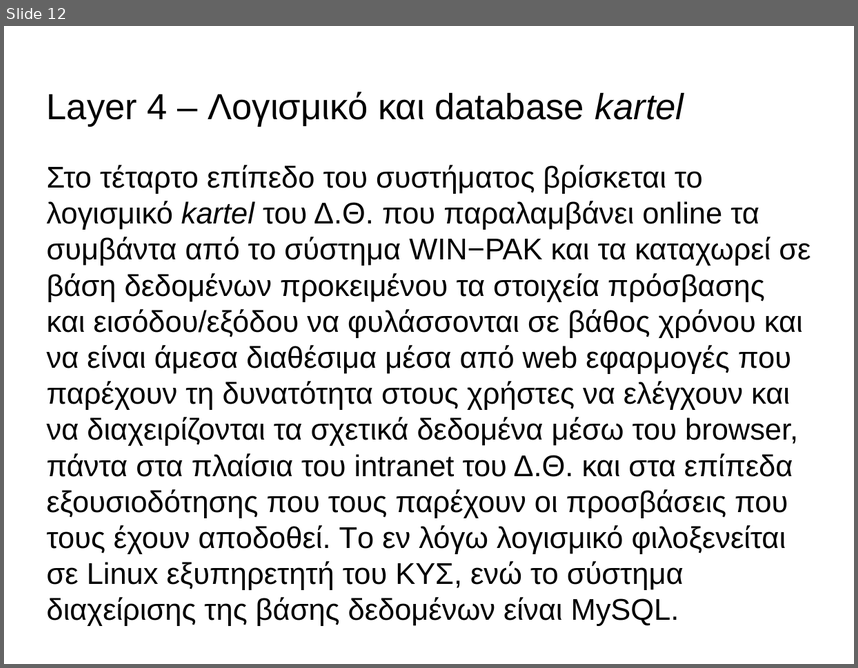
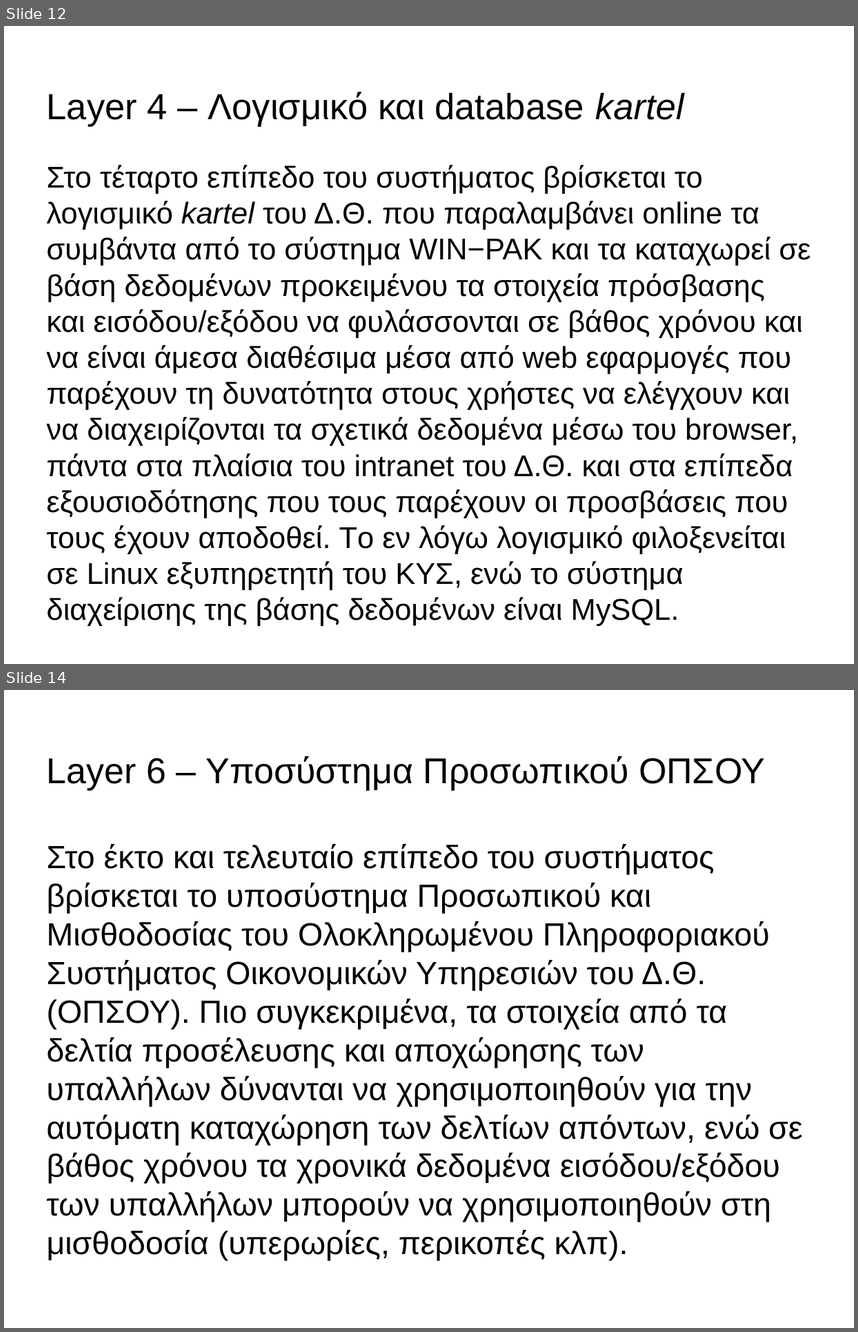
Before and after one commit to panos1962/letrak, a slide deck: misc/isagogi.odp. Shown one above the other, each under a label of ours: slide 12 before the commit, slides 12 and 14 after it; the slides between them are not shown. The pictures are 858x668 and 858x1332 pixels, drawn with LibreOffice and Linux fonts; fonts in the diff are those of the drawing; background and template pictures are left out. Boxes give left, top, right and bottom in pixels: in the first picture for what was removed or moved away, otherwise in the second. Text is boxed around its words. In the diff, an @@ line names an element or a change of style, - is before the commit and + after.

```diff
--- a/misc/isagogi.odp
+++ b/misc/isagogi.odp
@@ slide 14 added at bbox=[4, 690, 854, 1328], background picture (left out) @@
@@ title added at bbox=[47, 756, 765, 790], 33.5 pt, text #000000 @@
+Layer 6 ‒ Υποσύστημα Προσωπικού ΟΠΣΟΥ
@@ text added at bbox=[47, 844, 802, 1261], 30 pt, text #000000 @@
+Στο έκτο και τελευταίο επίπεδο του συστήματος βρίσκεται το υποσύστημα Προσωπικού και Μισθοδοσίας του Ολοκληρωμένου Πληροφοριακού Συστήματος Οικονομικών Υπηρεσιών του Δ.Θ. (ΟΠΣΟΥ). Πιο συγκεκριμένα, τα στοιχεία από τα δελτία προσέλευσης και αποχώρησης των υπαλλήλων δύνανται να χρησιμοποιηθούν για την αυτόματη καταχώρηση των δελτίων απόντων, ενώ σε βάθος χρόνου τα χρονικά δεδομένα εισόδου/εξόδου των υπαλλήλων μπορούν να χρησιμοποιηθούν στη μισθοδοσία (υπερωρίες, περικοπές κλπ).
```
Also in this commit, not shown: 4 slides changed.
